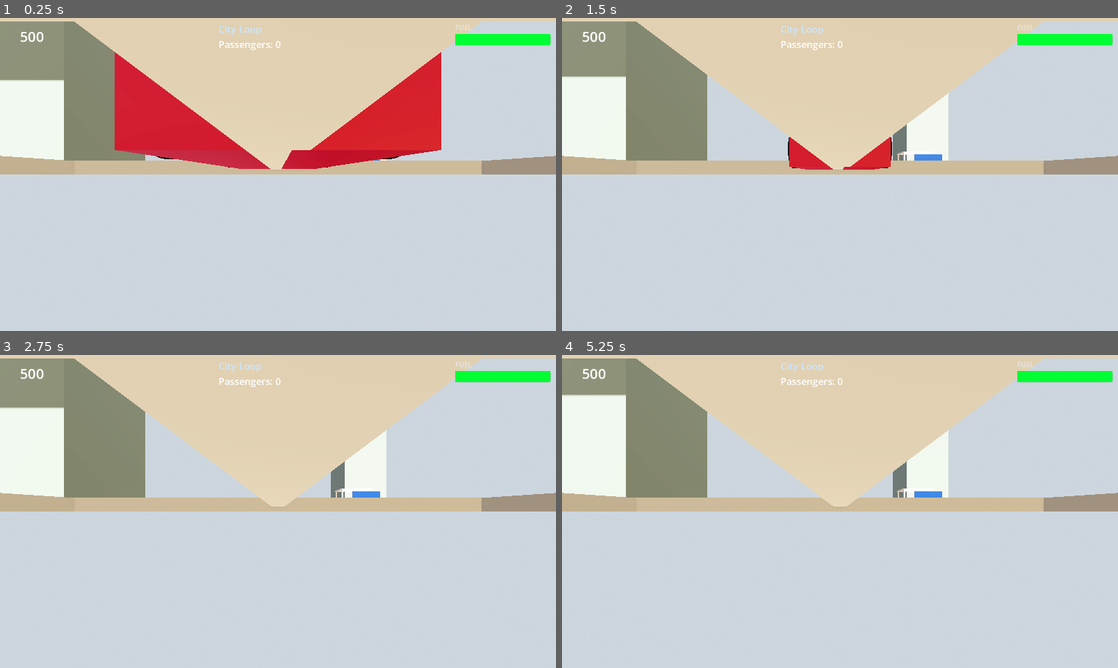
Above: before the commit, frames 1-4 (two rows, left to right).
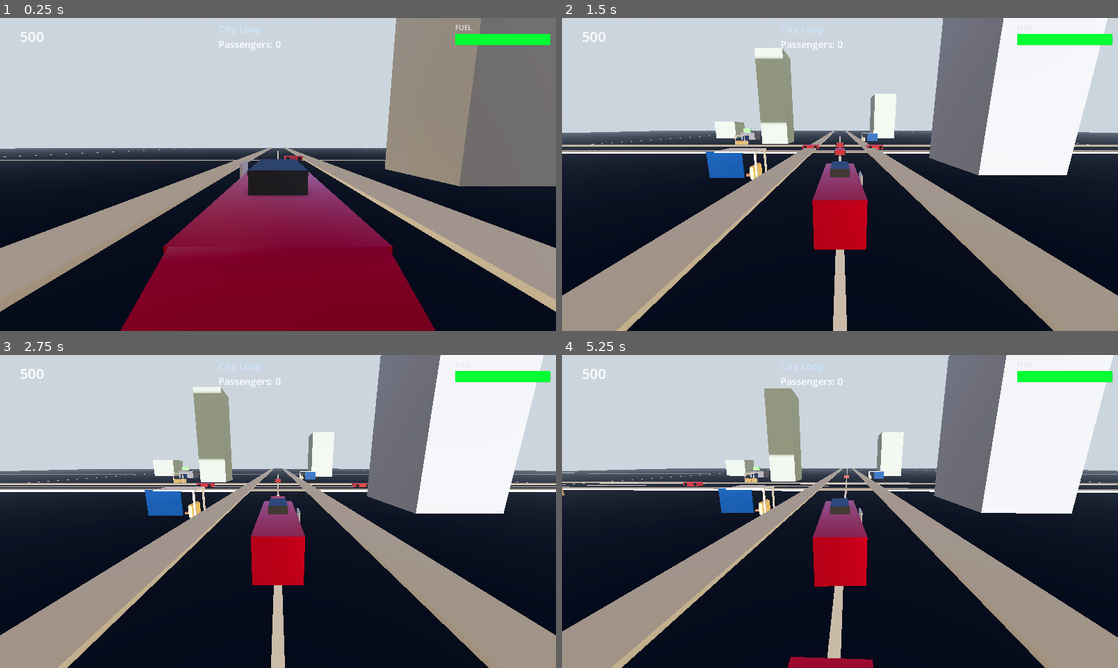
Above: after the commit, the same moments.

Repository: CoderProntae/BusSimulator
Game: Godot game, scene res://scenes/Main.tscn
Same seed, same stepped clock (60 frames per second), same inputs: the game is played once before the commit and once after it.
Inputs:
- Up to frame 1 (0.25 s): no input
- Up to frame 2 (1.5 s): hold Right (ui_right) 0.53-1.28 s; hold Space (brake) from 1.28 s (still down)
- Up to frame 3 (2.75 s): release Space (brake) at 2.03 s; hold Right (ui_right) from 2.03 s (still down)
- Up to frame 4 (5.25 s): release Right (ui_right) at 2.78 s; hold Up (ui_up) 2.78-3.53 s; hold Left (ui_left) 3.53-5.03 s; hold Space (brake) from 5.03 s (still down)

The runs differ from the first frame. In frame 1, 99% of the frame differs, in the area x 0-100%, y 0-100%; in frame 2, 97%; in frame 3, 96%; in frame 4, 97%.
Error before the commit: Parse Error: Cannot find member "PROJECTION_ORTHOGRAPHIC" in base "Camera3D". (res://scripts/camera_system.gd:35)

Commit message:
Fix wrong Camera3D constant name caught by the CI import check
PROJECTION_ORTHOGRAPHIC does not exist; the Godot 4 enum member is
PROJECTION_ORTHOGONAL (verified against doc/classes/Camera3D.xml at
4.4-stable). This was my error in the previous commit and the import
guard in the workflow correctly caught it.

Also audited every engine constant, method, property and signal used in
all 12 scripts and all 6 scenes against the real 4.4-stable class
reference; no other mismatches remain.

Workflow file: ignore harmless headless-CI noise (progress dialog, adb
tcp:5037) so only genuine script/scene errors fail the build.

Co-authored-by: arena-agent <297053741+arena-agent@users.noreply.github.com>

Diff:
--- a/scripts/camera_system.gd
+++ b/scripts/camera_system.gd
@@ -32,7 +32,7 @@
 
 func _apply_projection() -> void:
 	if mode == CameraMode.TOP:
-		projection = Camera3D.PROJECTION_ORTHOGRAPHIC
+		projection = Camera3D.PROJECTION_ORTHOGONAL
 		size = TOP_ORTHO_SIZE
 	else:
 		projection = Camera3D.PROJECTION_PERSPECTIVE
Not shown, changed: WORKFLOW-BUNU-YAPISTIR.yml
